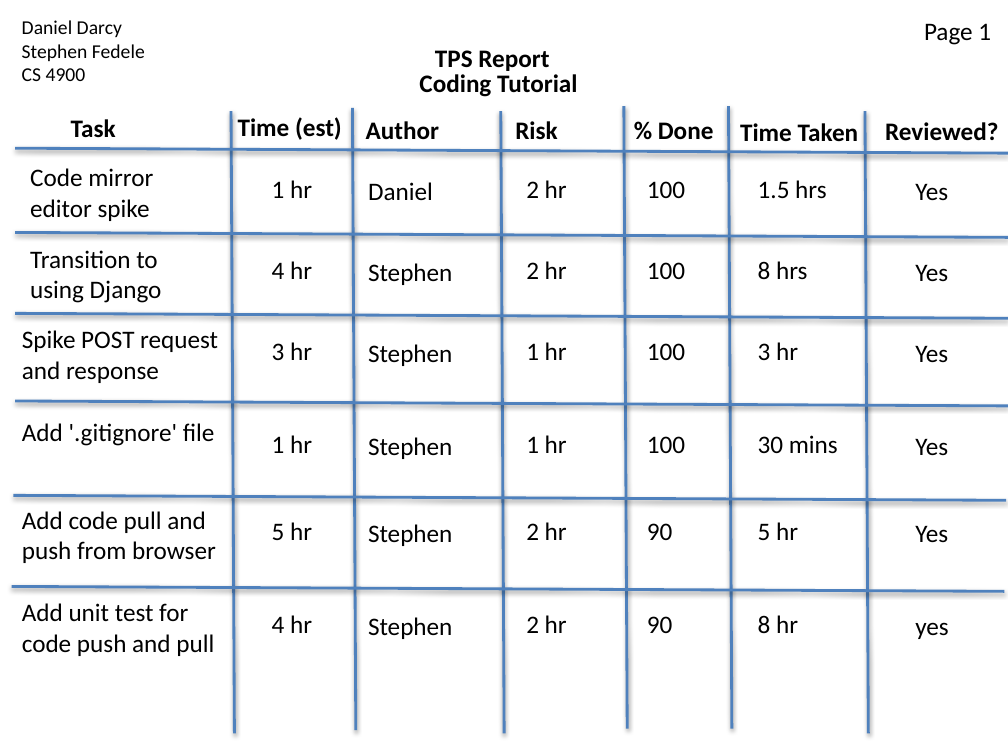
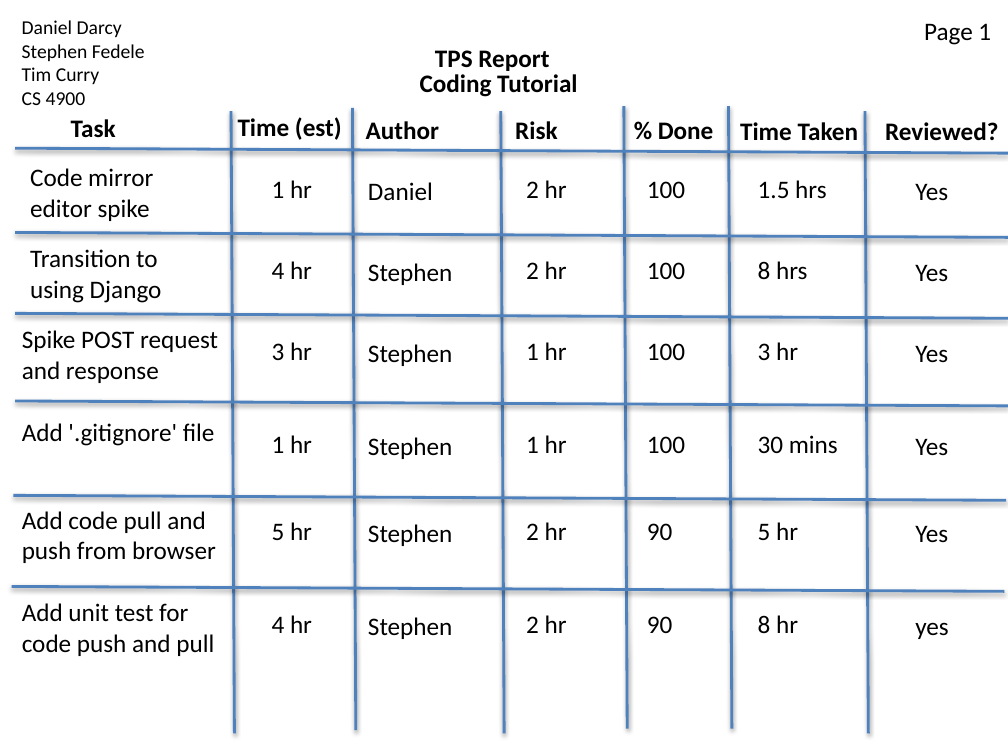
Before and after one commit to strangeprogrammer/CodeTutorials, a slide deck: slide 2 of TPS_Stories.pptx. Drawn at 1008x756 pixels with LibreOffice and Linux fonts; fonts in the diff are those of the drawing. Boxes give left, top, right and bottom in pixels: in the first picture for what was removed or moved away, otherwise in the second. Text is boxed around its words. In the diff, an @@ line names an element or a change of style, - is before the commit and + after.

```diff
--- a/TPS_Stories.pptx
+++ b/TPS_Stories.pptx
@@ text at box(22, 67, 99, 84): paragraph added @@
+Tim Curry
```
Also in this commit, not shown: 2 other slides changed.
